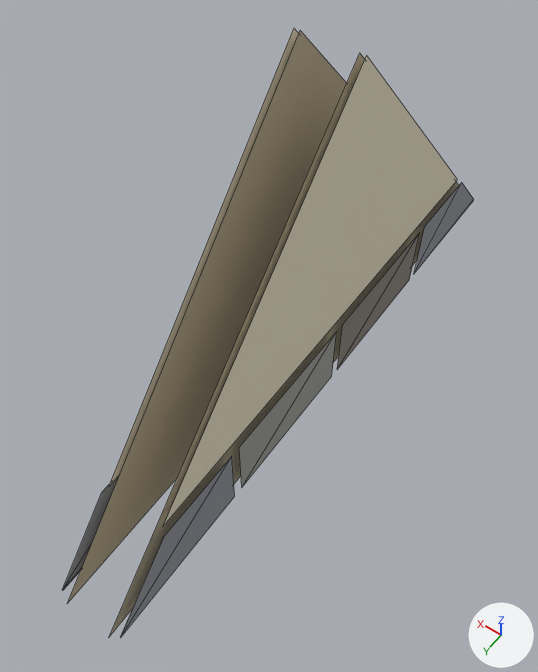
The glTF model houses/wall-plaster-gable-peak-steep.glb as it was, and as the next commit left it.
Before and after are seen from a camera (50 mm lens) standing at (0.09, 0.609, 0.964) and looking at (0.44, 0.12, 0.194). Lighting does not change. The marker at lower right points along +X, +Y and +Z. The first picture is the older version. Mesh edges are drawn as thin lines. Vertices at exactly the same position are counted once.

The scene before the commit, as lines of its bpy script (objects in view):
```python
me_wall_plaster_gable_peak_steep = bpy.data.meshes.new('wall-plaster-gable-peak-steep')
me_wall_plaster_gable_peak_steep.from_pydata(...)  # 48 vertices, 24 faces; spans x 0.4..0.5, y -0.5..0.5, z 0.0..0.55
me_wall_plaster_gable_peak_steep.materials.append(mat_roofing)
ob_wall_plaster_gable_peak_steep = bpy.data.objects.new('wall-plaster-gable-peak-steep', me_wall_plaster_gable_peak_steep)
ob_wall_plaster_gable_peak_steep.location = (0.0, 0.0, 0.0)
```
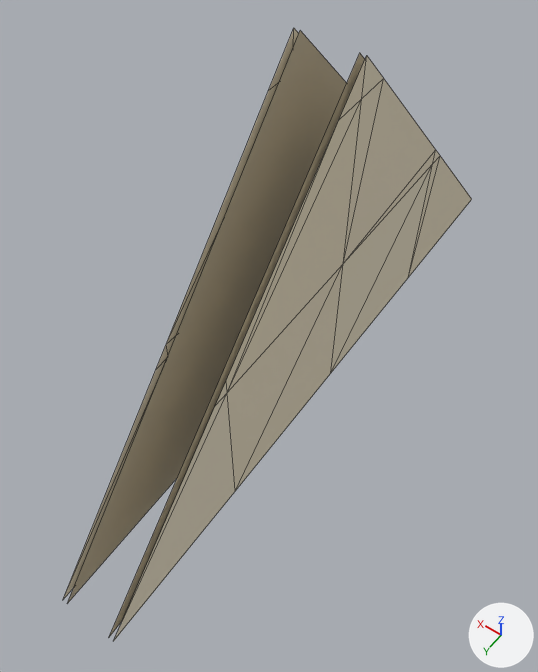
Where the change shows, as pixel boxes (x1, y1, x2, y2) in the pictures (538 x 672 px):
```json
{"object": "wall-plaster-gable-peak-steep", "change": "reshaped", "before": [63, 28, 474, 638], "after": [63, 28, 472, 640]}
{"part": 1, "of": "me_wall_plaster_gable_peak_steep", "change": "deleted", "before": [63, 183, 474, 638]}
{"part": 2, "of": "me_wall_plaster_gable_peak_steep", "change": "cut back", "before": [109, 28, 458, 525], "after": [63, 28, 472, 640]}
```

The change, as JSON lines over the scene's bpy script:
```json
{"block": "me_wall_plaster_gable_peak_steep", "where": "# used by ob_wall_plaster_gable_peak_steep; location = (0.0, 0.0, 0.0)"}
{"op": "remove", "block": "me_wall_plaster_gable_peak_steep", "code": "me_wall_plaster_gable_peak_steep.from_pydata(...)  # 48 vertices, 24 faces; spans x 0.4..0.5, y -0.5..0.5, z 0.0..0.55"}
{"op": "add", "block": "me_wall_plaster_gable_peak_steep", "code": "me_wall_plaster_gable_peak_steep.from_pydata(...)  # 38 vertices, 38 faces; spans x 0.406..0.494, y -0.5..0.5, z 0.0..0.55"}
{"block": "me_wall_plaster_gable_peak_steep", "change": "me_wall_plaster_gable_peak_steep part 1: 8 loose pieces with 36 vertices, spanning x 0.4..0.5, y -0.492..0.492, z 0.006..0.12, are deleted"}
{"block": "me_wall_plaster_gable_peak_steep", "change": "me_wall_plaster_gable_peak_steep part 2"}
{"block": "me_wall_plaster_gable_peak_steep", "change": "4 vertices are removed from x 0.406..0.494, y -0.384..0.384, z 0.128"}
{"block": "me_wall_plaster_gable_peak_steep", "change": "2 faces are deleted"}
{"block": "me_wall_plaster_gable_peak_steep", "change": "24 vertices are added at x 0.406..0.494, y -0.5..0.5, z 0.0..0.5"}
{"block": "me_wall_plaster_gable_peak_steep", "change": "6 new vertices lie (0.0, 0.0, 0.25) away from vertices in x 0.406..0.494, y -0.25..0.25, z 0.0"}
{"block": "me_wall_plaster_gable_peak_steep", "change": "36 new faces join them"}
```
